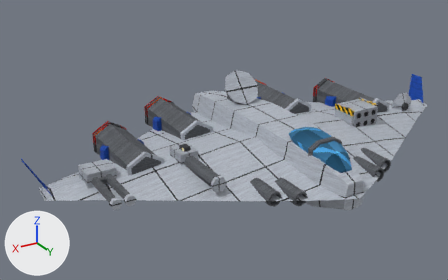
Renders of the Blender file tools/lowforge/models/lammergeier.blend from each side of a commit.
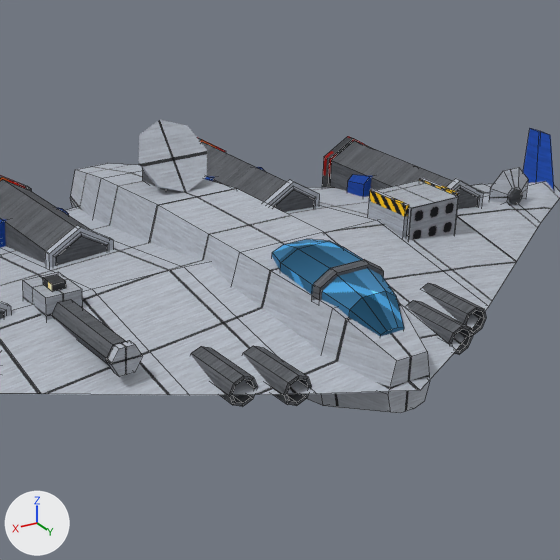
Each version appears first whole from a 50 mm lens placed at (106.7, 159.3, 80.2), pointed at (12.7, 2.6, 1.8), and next in a close-up on the part from 35% to 95% of the width and 5% to 100% of the height. Arrows for +X, +Y and +Z are at lower left; the lights stay in place. The older version's two pictures come first. The close-ups show mesh edges as thin lines.

Objects in the first close-up: 'barrel', 'body', 'booster', 'booster.001', 'booster.002', 'canopy', 'contractor_dish', 'drone_tube', 'drone_tube.001', 'drone_tube.002', 'drone_tube.003', 'rack_face', 'receiver', 'wing' and 24 more.
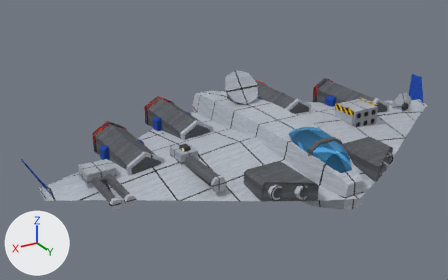
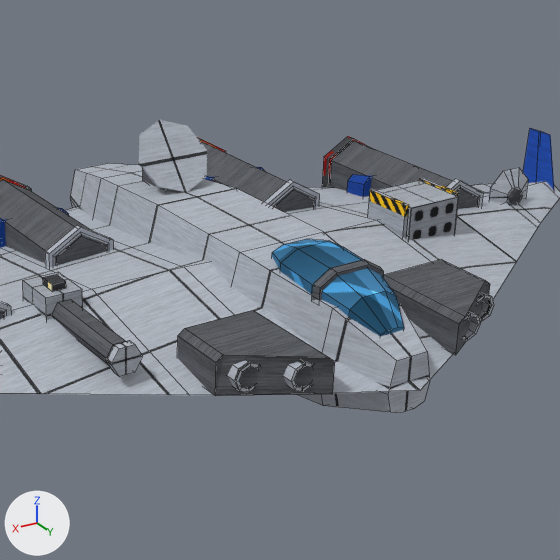
Changed parts and their boxes (x1, y1, x2, y2) in the close-ups (560 x 560 px):
'drone_pod.001', added
    after: (177, 310, 335, 396)
'drone_pod', added
    after: (383, 259, 490, 355)
'drone_tube.002', recoloured, reshaped
    before: (243, 346, 311, 406)
    after: (283, 360, 311, 392)
'drone_tube.003', recoloured, reshaped
    before: (191, 346, 257, 406)
    after: (227, 360, 258, 392)
'drone_tube', recoloured, reshaped
    before: (407, 300, 473, 354)
    after: (463, 311, 480, 341)
'drone_tube.001', recoloured, reshaped
    before: (422, 283, 486, 335)
    after: (477, 292, 494, 322)

The change, as a diff of the scene's bpy script:
```diff
--- a/tools/lowforge/models/lammergeier.blend.py
+++ b/tools/lowforge/models/lammergeier.blend.py
@@ me_drone_tube @@
 # used by ob_drone_tube; location = (0.0, 0.0, 0.0)
-me_drone_tube.from_pydata(...)  # 32 vertices, 25 faces; spans x -16.2..-11.8, y 34.86..44.66, z -1.8..2.6
-me_drone_tube.materials.append(mat_steel_dark)  # picture img_dark
+me_drone_tube.from_pydata(...)  # 32 vertices, 25 faces; spans x -16.1..-11.9, y 36.86..45.86, z 0.8..5.0
+# me_drone_tube part 1: 32 of 32 vertices moved; they spanned x -16.2..-11.8, y 34.86..44.66, z -1.8..2.6 and now span x -16.1..-11.9, y 36.86..45.86, z 0.8..5.0; mean shift (0.0, 2.73, 2.5)
+me_drone_tube.materials.append(mat_steel_plate)  # picture img_plate
@@ me_drone_tube_001 @@
 # used by ob_drone_tube_001; location = (0.0, 0.0, 0.0)
-me_drone_tube_001.from_pydata(...)  # 32 vertices, 25 faces; spans x -22.2..-17.8, y 31.43..41.23, z -1.8..2.6
-me_drone_tube_001.materials.append(mat_steel_dark)  # picture img_dark
+me_drone_tube_001.from_pydata(...)  # 32 vertices, 25 faces; spans x -22.1..-17.9, y 33.43..42.43, z 0.8..5.0
+# me_drone_tube_001 part 2: 32 of 32 vertices moved; they spanned x -22.2..-17.8, y 31.43..41.23, z -1.8..2.6 and now span x -22.1..-17.9, y 33.43..42.43, z 0.8..5.0; mean shift (0.0, 2.72, 2.5)
+me_drone_tube_001.materials.append(mat_steel_plate)  # picture img_plate
@@ me_drone_tube_002 @@
 # used by ob_drone_tube_002; location = (0.0, 0.0, 0.0)
-me_drone_tube_002.from_pydata(...)  # 32 vertices, 25 faces; spans x 11.8..16.2, y 34.86..44.66, z -1.8..2.6
-me_drone_tube_002.materials.append(mat_steel_dark)  # picture img_dark
+me_drone_tube_002.from_pydata(...)  # 32 vertices, 25 faces; spans x 11.9..16.1, y 36.86..45.86, z 0.8..5.0
+# me_drone_tube_002 part 3: 32 of 32 vertices moved; they spanned x 11.8..16.2, y 34.86..44.66, z -1.8..2.6 and now span x 11.9..16.1, y 36.86..45.86, z 0.8..5.0; mean shift (0.0, 2.73, 2.5)
+me_drone_tube_002.materials.append(mat_steel_plate)  # picture img_plate
@@ me_drone_tube_003 @@
 # used by ob_drone_tube_003; location = (0.0, 0.0, 0.0)
-me_drone_tube_003.from_pydata(...)  # 32 vertices, 25 faces; spans x 17.8..22.2, y 31.43..41.23, z -1.8..2.6
-me_drone_tube_003.materials.append(mat_steel_dark)  # picture img_dark
+me_drone_tube_003.from_pydata(...)  # 32 vertices, 25 faces; spans x 17.9..22.1, y 33.43..42.43, z 0.8..5.0
+# me_drone_tube_003 part 4: 32 of 32 vertices moved; they spanned x 17.8..22.2, y 31.43..41.23, z -1.8..2.6 and now span x 17.9..22.1, y 33.43..42.43, z 0.8..5.0; mean shift (0.0, 2.72, 2.5)
+me_drone_tube_003.materials.append(mat_steel_plate)  # picture img_plate
@@ me_drone_pod_001 @@
+me_drone_pod_001.from_pydata(...)  # 12 vertices, 8 faces; spans x 10.5..23.5, y 31.1..47.4, z 0.2..5.7
+me_drone_pod_001.materials.append(mat_steel_dark)  # picture img_dark
@@ me_drone_pod @@
+me_drone_pod.from_pydata(...)  # 12 vertices, 8 faces; spans x -23.5..-10.5, y 31.1..47.4, z 0.2..5.7
+me_drone_pod.materials.append(mat_steel_dark)  # picture img_dark
@@ ob_drone_pod_001 @@
+ob_drone_pod_001 = bpy.data.objects.new('drone_pod.001', me_drone_pod_001)
+ob_drone_pod_001.location = (0.0, 0.0, 0.0)
@@ ob_drone_pod @@
+ob_drone_pod = bpy.data.objects.new('drone_pod', me_drone_pod)
+ob_drone_pod.location = (0.0, 0.0, 0.0)
```
